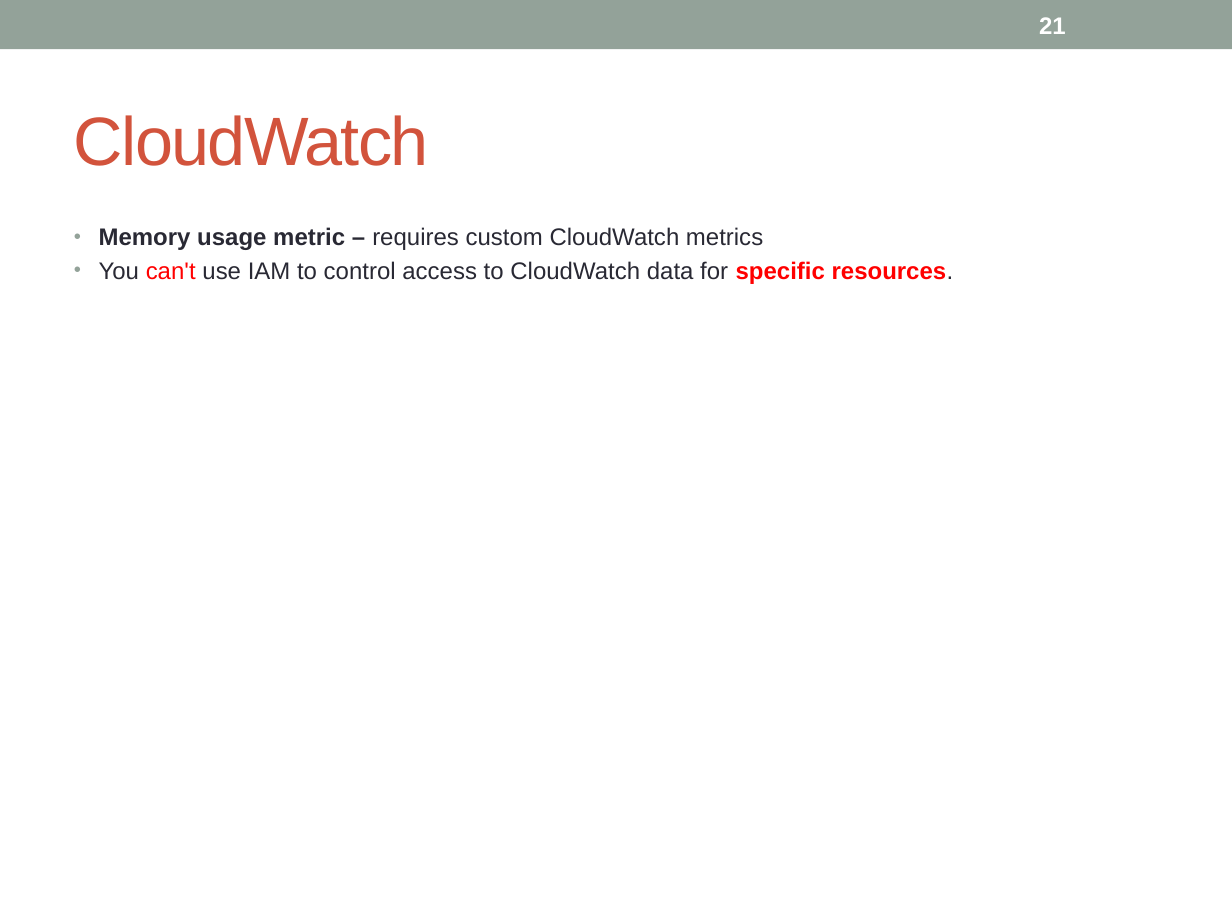
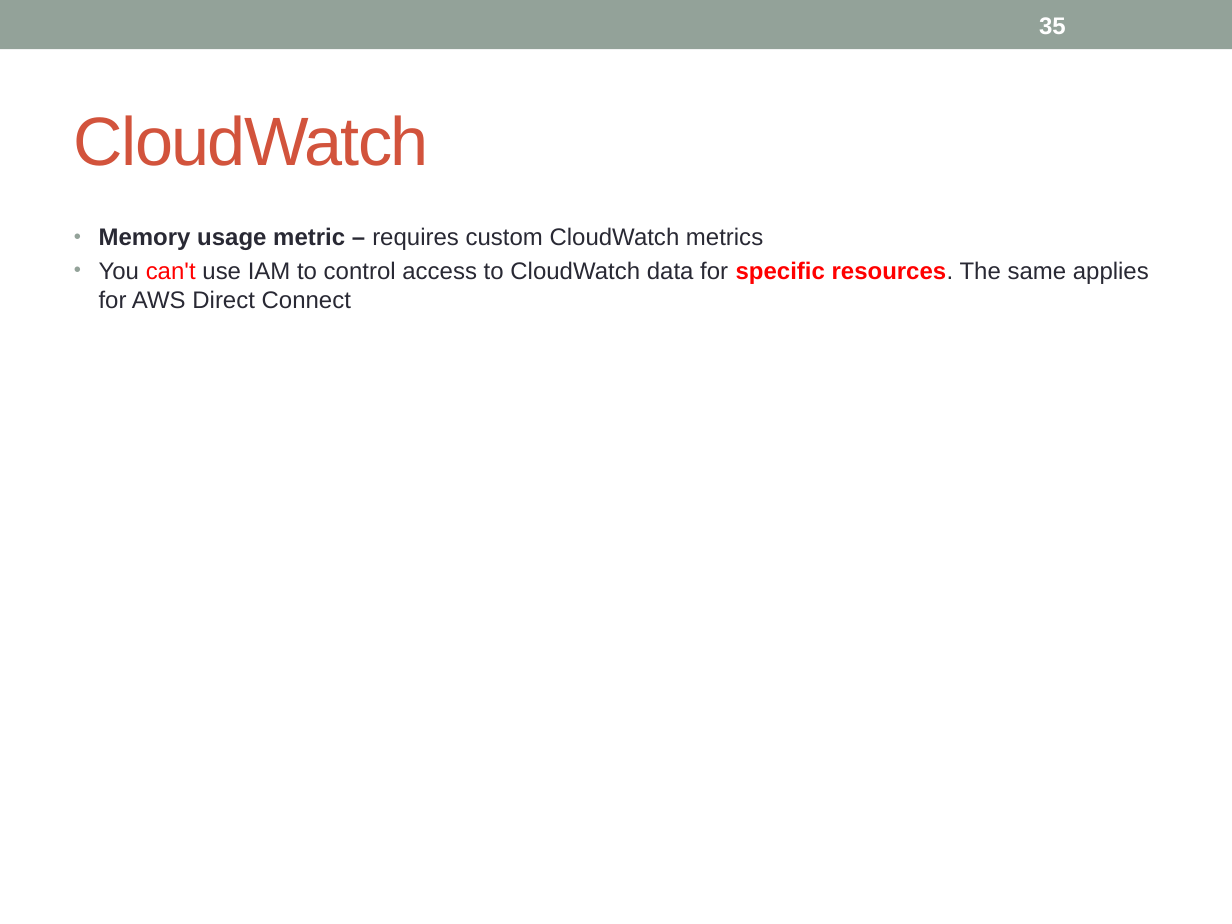
Before and after one commit to notionquest/ProjectDocumentation, a slide deck: slide 35 of AWS_Solution_Architect.pptx (slide 21 before the commit). Drawn at 1232x924 pixels with LibreOffice and Linux fonts; fonts in the diff are those of the drawing. Boxes give left, top, right and bottom in pixels: in the first picture for what was removed or moved away, otherwise in the second. Text is boxed around its words. In the diff, an @@ line names an element or a change of style, - is before the commit and + after.

Commit message:
direct connect

```diff
--- a/AWS_Solution_Architect.pptx
+++ b/AWS_Solution_Architect.pptx
@@ page number at <box>1039,17,1066,34</box>: text changed @@
-21
+35
@@ text at <box>99,261,1149,309</box>: text changed @@
-• You can't use IAM to control access to CloudWatch data for specific resources.
+• You can't use IAM to control access to CloudWatch data for specific resources. The same applies for AWS Direct Connect
```
Also in this commit, not shown: 18 other slides changed, 19 slides added.
